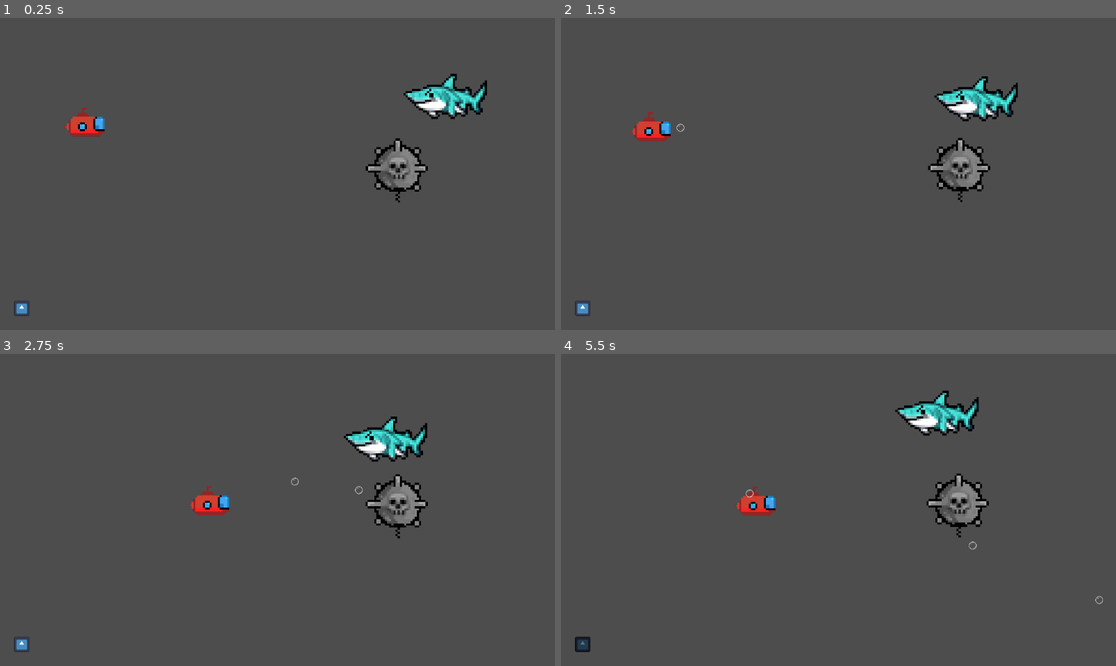
Above: before the commit, frames 1-4 (two rows, left to right).
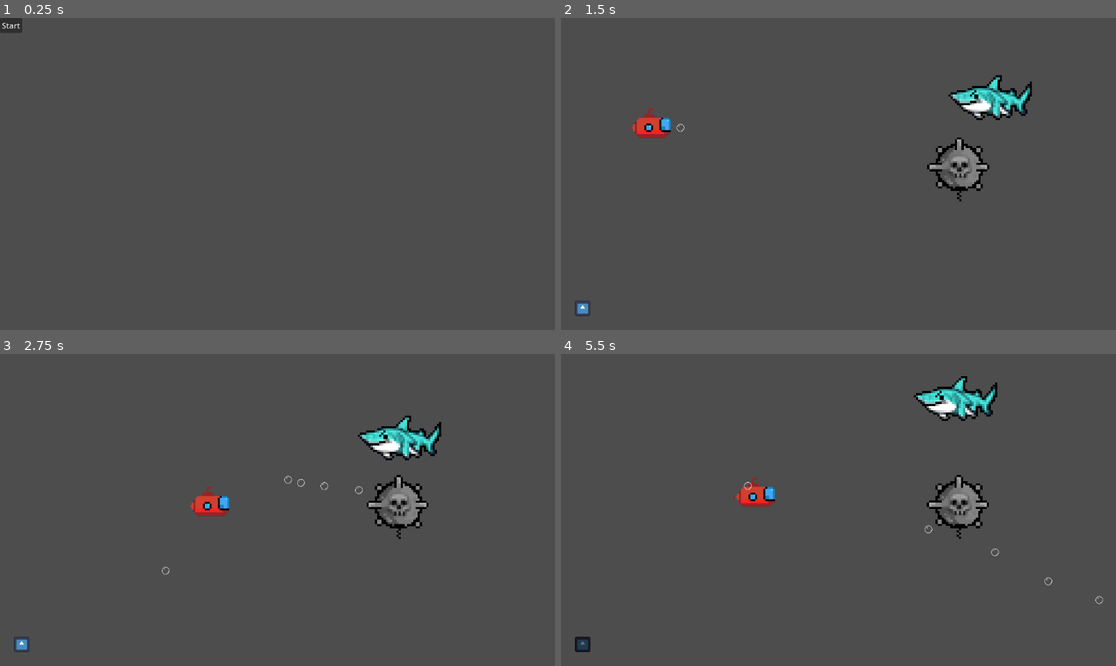
Above: after the commit, the same moments.

Repository: SStewart424/brackeys-game-jam-23
Game: Godot game, scene res://UI/StartScreen.tscn
Two runs of this game, one before a commit and one after it. Both use one fixed random seed, a clock stepped at 60 frames per second and the inputs below. Before the commit the project starts from res://Main.tscn. The engine's default icon, where the game draws it, is replaced by a stand-in: a white triangle on a blue panel in a dark square.
Inputs (mouse positions are in pixels of both pictures, inside the frame that each line leads up to):
- Up to frame 1 (0.25 s): no input
- Up to frame 2 (1.5 s): click (572, 24) at 0.5 s, where only the run after the commit has a clickable "Start"; move the mouse to (960, 158) at 1.27 s; press the mouse at (960, 158) at 1.28 s; hold Right (ui_right) from 1.28 s (still down)
- Up to frame 3 (2.75 s): move the mouse to (166, 525) at 2.02 s; release Right (ui_right) at 2.03 s; release the mouse at (166, 525) at 2.03 s; hold Down (ui_down) from 2.03 s (still down); click (166, 525) at 2.1 s
- Up to frame 4 (5.5 s): move the mouse to (894, 441) at 2.77 s; release Down (ui_down) at 2.78 s; hold Right (ui_right) 2.78-3.53 s; hold Space (sonar) 2.78-3.53 s; click (894, 441) at 3.05 s; move the mouse to (810, 572) at 3.52 s; hold Up (ui_up) 3.53-4.28 s; click (810, 572) at 3.6 s; move the mouse to (1005, 556) at 4.27 s; press the mouse at (1005, 556) at 4.28 s; hold Left (ui_left) from 4.28 s (still down); move the mouse to (672, 463) at 5.02 s; release the mouse at (672, 463) at 5.03 s; tap Space (sonar) at 5.1 s; click (672, 463) at 5.3 s

The runs differ from the first frame. In frame 1, 2.9% of the frame differs, in the area x 0-88%, y 0-96%; in frame 2, 2.3%; in frame 3, 2.0%; in frame 4, 3.1%, in the area x 31-89%, y 7-75%.

Commit message:
Added start screen

Diff:
--- /dev/null
+++ b/UI/StartScreen.gd
@@ -0,0 +1,4 @@
+extends Control
+
+func _on_start_button_pressed():
+    get_tree().change_scene_to_file("res://Main.tscn")
--- /dev/null
+++ b/UI/StartScreen.tscn
@@ -0,0 +1,18 @@
+[gd_scene load_steps=2 format=3 uid="uid://bcnqnemyekaka"]
+
+[ext_resource type="Script" path="res://UI/StartScreen.gd" id="1_n116w"]
+
+[node name="StartScreen" type="Control"]
+layout_mode = 3
+anchors_preset = 0
+offset_right = 40.0
+offset_bottom = 40.0
+script = ExtResource("1_n116w")
+
+[node name="StartButton" type="Button" parent="."]
+layout_mode = 0
+offset_right = 8.0
+offset_bottom = 8.0
+text = "Start"
+
+[connection signal="pressed" from="StartButton" to="." method="_on_start_button_pressed"]
--- a/Units/Player.gd
+++ b/Units/Player.gd
@@ -24,8 +24,8 @@
 func get_input() -> Vector2:
     var input: Vector2 = Vector2.ZERO
 
-    input.x = int(Input.is_action_pressed("ui_right")) - int(Input.is_action_pressed("ui_left"))
-    input.y = int(Input.is_action_pressed("ui_down")) - int(Input.is_action_pressed("ui_up"))
+    input.x = int(Input.is_action_pressed("move_right")) - int(Input.is_action_pressed("move_left"))
+    input.y = int(Input.is_action_pressed("move_down")) - int(Input.is_action_pressed("move_up"))
     return input.normalized()
 
 
--- a/Units/Player.tscn
+++ b/Units/Player.tscn
@@ -49,6 +49,7 @@
 [node name="Player" type="CharacterBody2D" groups=["Player"]]
 collision_mask = 4
 script = ExtResource("1_kp00d")
+fire_rate = 0.2
 metadata/_edit_group_ = true
 
 [node name="CollisionShape2D" type="CollisionShape2D" parent="."]
--- a/project.godot
+++ b/project.godot
@@ -11,9 +11,13 @@
 [application]
 
 config/name="game jam thing"
-run/main_scene="res://Main.tscn"
+run/main_scene="res://UI/StartScreen.tscn"
 config/features=PackedStringArray("4.1", "Forward Plus")
 config/icon="res://art/icon.svg"
+
+[autoload]
+
+StartScreen="*res://UI/StartScreen.gd"
 
 [dotnet]
 
@@ -32,6 +36,30 @@
 , Object(InputEventKey,"resource_local_to_scene":false,"resource_name":"","device":-1,"window_id":0,"alt_pressed":false,"shift_pressed":false,"ctrl_pressed":false,"meta_pressed":false,"pressed":false,"keycode":0,"physical_keycode":70,"key_label":0,"unicode":102,"echo":false,"script":null)
 ]
 }
+move_right={
+"deadzone": 0.5,
+"events": [Object(InputEventKey,"resource_local_to_scene":false,"resource_name":"","device":-1,"window_id":0,"alt_pressed":false,"shift_pressed":false,"ctrl_pressed":false,"meta_pressed":false,"pressed":false,"keycode":0,"physical_keycode":68,"key_label":0,"unicode":100,"echo":false,"script":null)
+, Object(InputEventKey,"resource_local_to_scene":false,"resource_name":"","device":-1,"window_id":0,"alt_pressed":false,"shift_pressed":false,"ctrl_pressed":false,"meta_pressed":false,"pressed":false,"keycode":0,"physical_keycode":4194321,"key_label":0,"unicode":0,"echo":false,"script":null)
+]
+}
+move_left={
+"deadzone": 0.5,
+"events": [Object(InputEventKey,"resource_local_to_scene":false,"resource_name":"","device":-1,"window_id":0,"alt_pressed":false,"shift_pressed":false,"ctrl_pressed":false,"meta_pressed":false,"pressed":false,"keycode":0,"physical_keycode":4194319,"key_label":0,"unicode":0,"echo":false,"script":null)
+, Object(InputEventKey,"resource_local_to_scene":false,"resource_name":"","device":-1,"window_id":0,"alt_pressed":false,"shift_pressed":false,"ctrl_pressed":false,"meta_pressed":false,"pressed":false,"keycode":0,"physical_keycode":65,"key_label":0,"unicode":97,"echo":false,"script":null)
+]
+}
+move_up={
+"deadzone": 0.5,
+"events": [Object(InputEventKey,"resource_local_to_scene":false,"resource_name":"","device":-1,"window_id":0,"alt_pressed":false,"shift_pressed":false,"ctrl_pressed":false,"meta_pressed":false,"pressed":false,"keycode":0,"physical_keycode":87,"key_label":0,"unicode":119,"echo":false,"script":null)
+, Object(InputEventKey,"resource_local_to_scene":false,"resource_name":"","device":-1,"window_id":0,"alt_pressed":false,"shift_pressed":false,"ctrl_pressed":false,"meta_pressed":false,"pressed":false,"keycode":0,"physical_keycode":4194320,"key_label":0,"unicode":0,"echo":false,"script":null)
+]
+}
+move_down={
+"deadzone": 0.5,
+"events": [Object(InputEventKey,"resource_local_to_scene":false,"resource_name":"","device":-1,"window_id":0,"alt_pressed":false,"shift_pressed":false,"ctrl_pressed":false,"meta_pressed":false,"pressed":false,"keycode":0,"physical_keycode":83,"key_label":0,"unicode":115,"echo":false,"script":null)
+, Object(InputEventKey,"resource_local_to_scene":false,"resource_name":"","device":-1,"window_id":0,"alt_pressed":false,"shift_pressed":false,"ctrl_pressed":false,"meta_pressed":false,"pressed":false,"keycode":0,"physical_keycode":4194322,"key_label":0,"unicode":0,"echo":false,"script":null)
+]
+}
 
 [layer_names]
 
